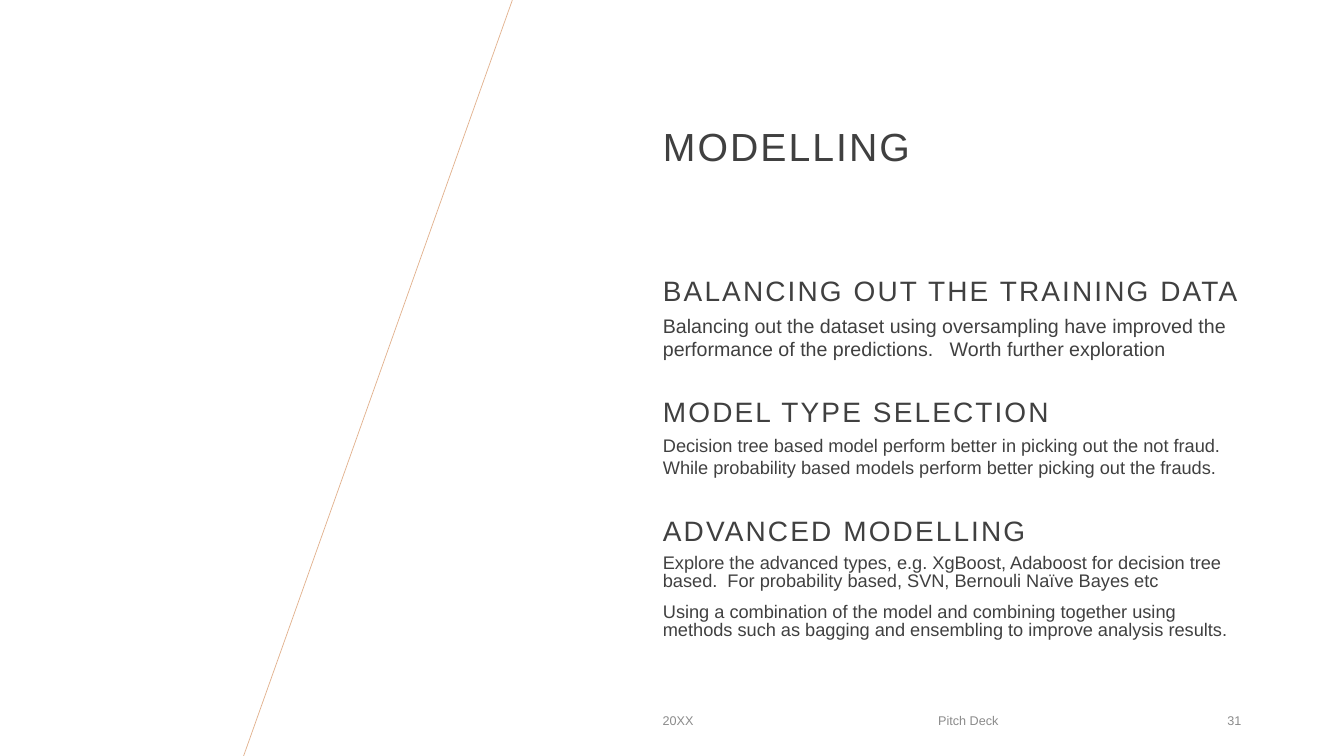
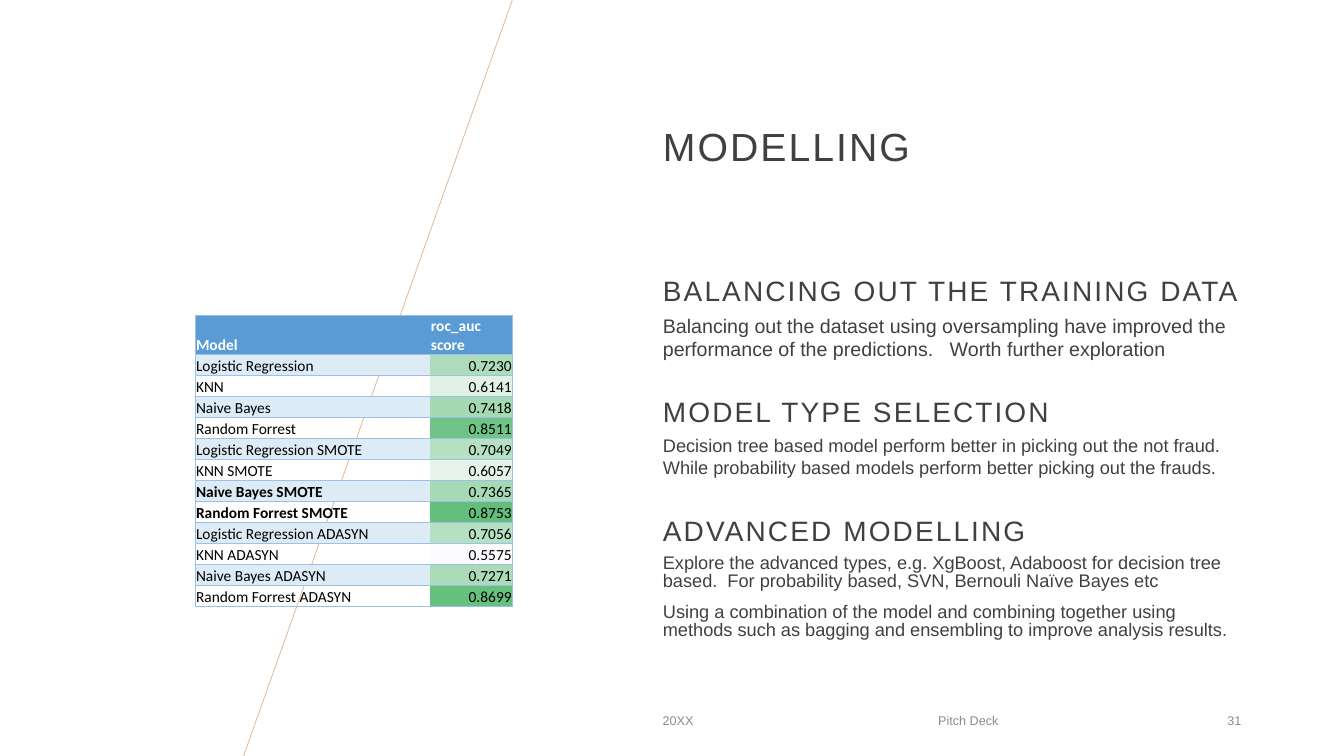
Before and after one commit to yinanchriszhang/Case-Study-Suncorp, a slide deck: slide 31 of Insurance fraud analysis.pptx. Drawn at 1344x756 pixels with LibreOffice and Linux fonts; fonts in the diff are those of the drawing; background and template pictures are left out. Boxes give left, top, right and bottom in pixels: in the first picture for what was removed or moved away, otherwise in the second. Text is boxed around its words. In the diff, an @@ line names an element or a change of style, - is before the commit and + after.

```diff
--- a/Insurance fraud analysis.pptx
+++ b/Insurance fraud analysis.pptx
@@ table added at box(195, 316, 512, 611), 13 rows, 2 columns @@
+Model | roc_auc score
+Logistic Regression | 0.7230
+KNN | 0.6141
+Naive Bayes | 0.7418
+Random Forrest | 0.8511
+Logistic Regression SMOTE | 0.7049
+KNN SMOTE | 0.6057
+Naive Bayes SMOTE | 0.7365
+Random Forrest SMOTE | 0.8753
+Logistic Regression ADASYN | 0.7056
+KNN ADASYN | 0.5575
+Naive Bayes ADASYN | 0.7271
+Random Forrest ADASYN | 0.8699
```
Also in this commit, not shown: 2 other files.
